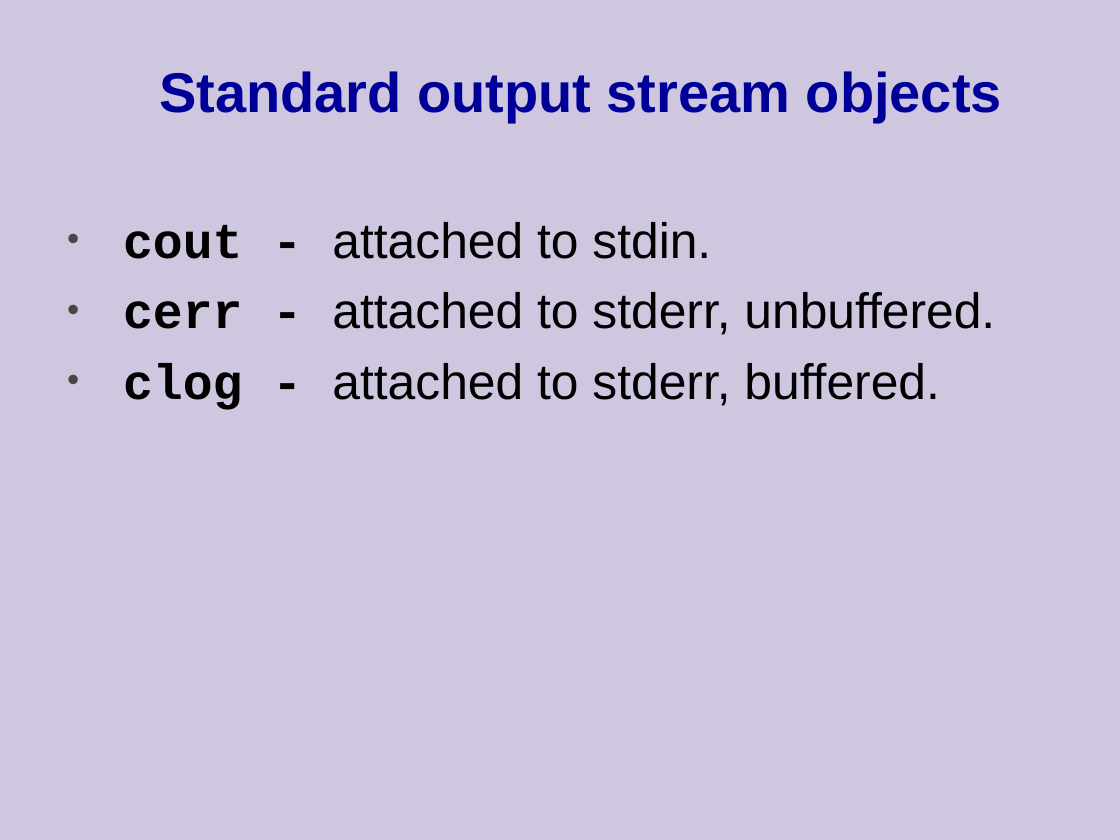
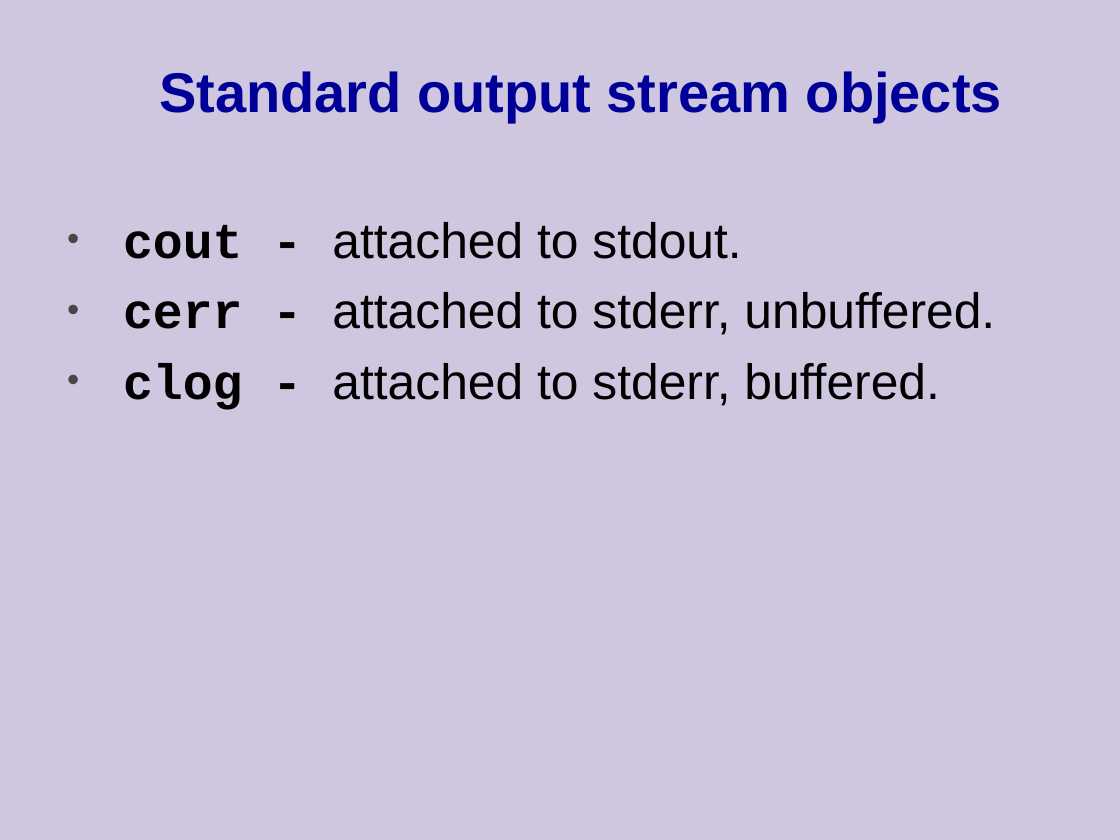
Before and after one commit to cpp-at-ariel/cpp-5778, a slide deck: slide 5 of week07-diamond-rtti/slides-iostreams.odp. Drawn at 1120x840 pixels with LibreOffice and Linux fonts; fonts in the diff are those of the drawing. Boxes give left, top, right and bottom in pixels: in the first picture for what was removed or moved away, otherwise in the second. Text is boxed around its words. In the diff, an @@ line names an element or a change of style, - is before the commit and + after.

```diff
--- a/week07-diamond-rtti/slides-iostreams.odp
+++ b/week07-diamond-rtti/slides-iostreams.odp
@@ text in free at [123, 222, 741, 259]: text changed @@
-• cout - attached to stdin.
+• cout - attached to stdout.
```
Also in this commit, not shown: 12 other files.
